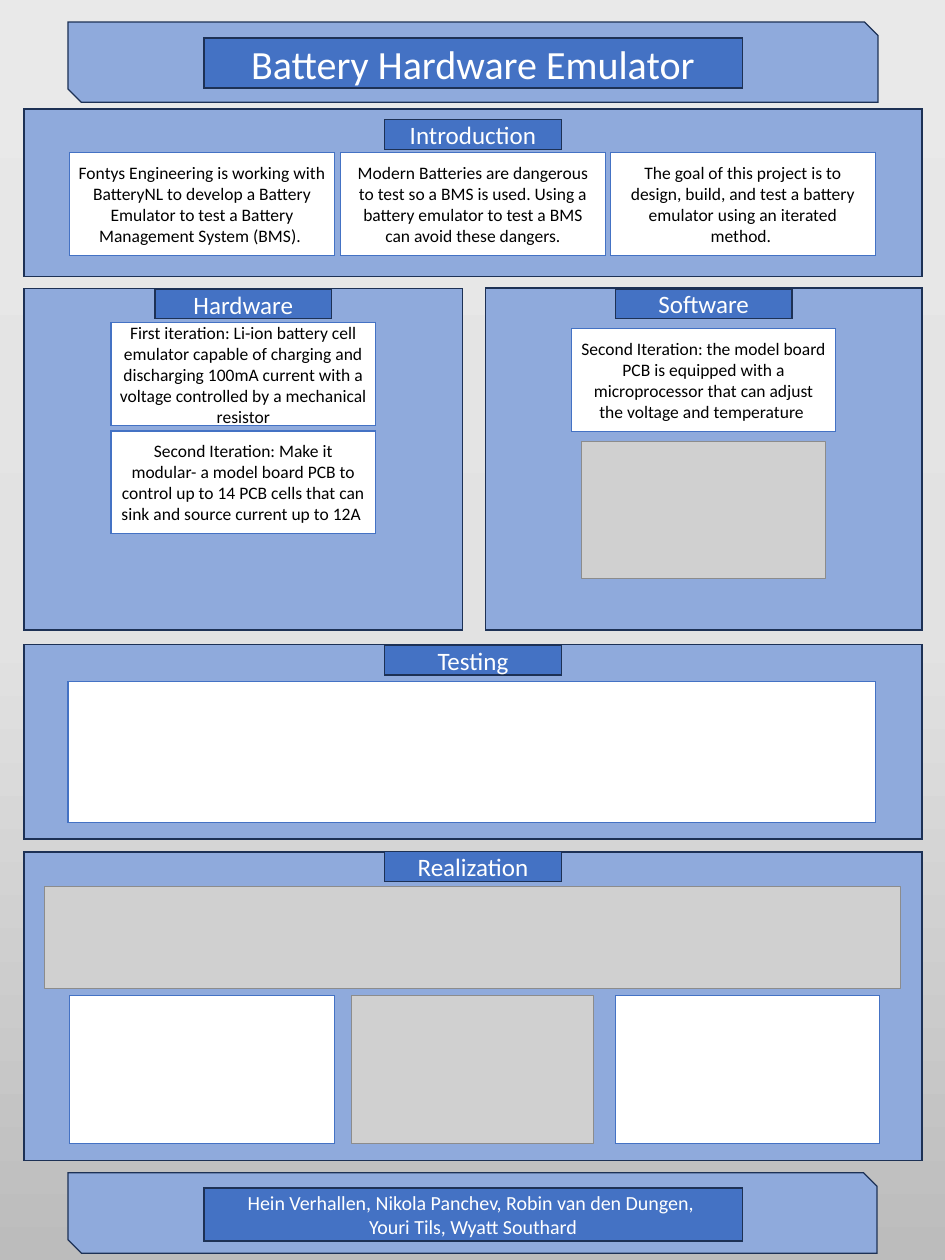
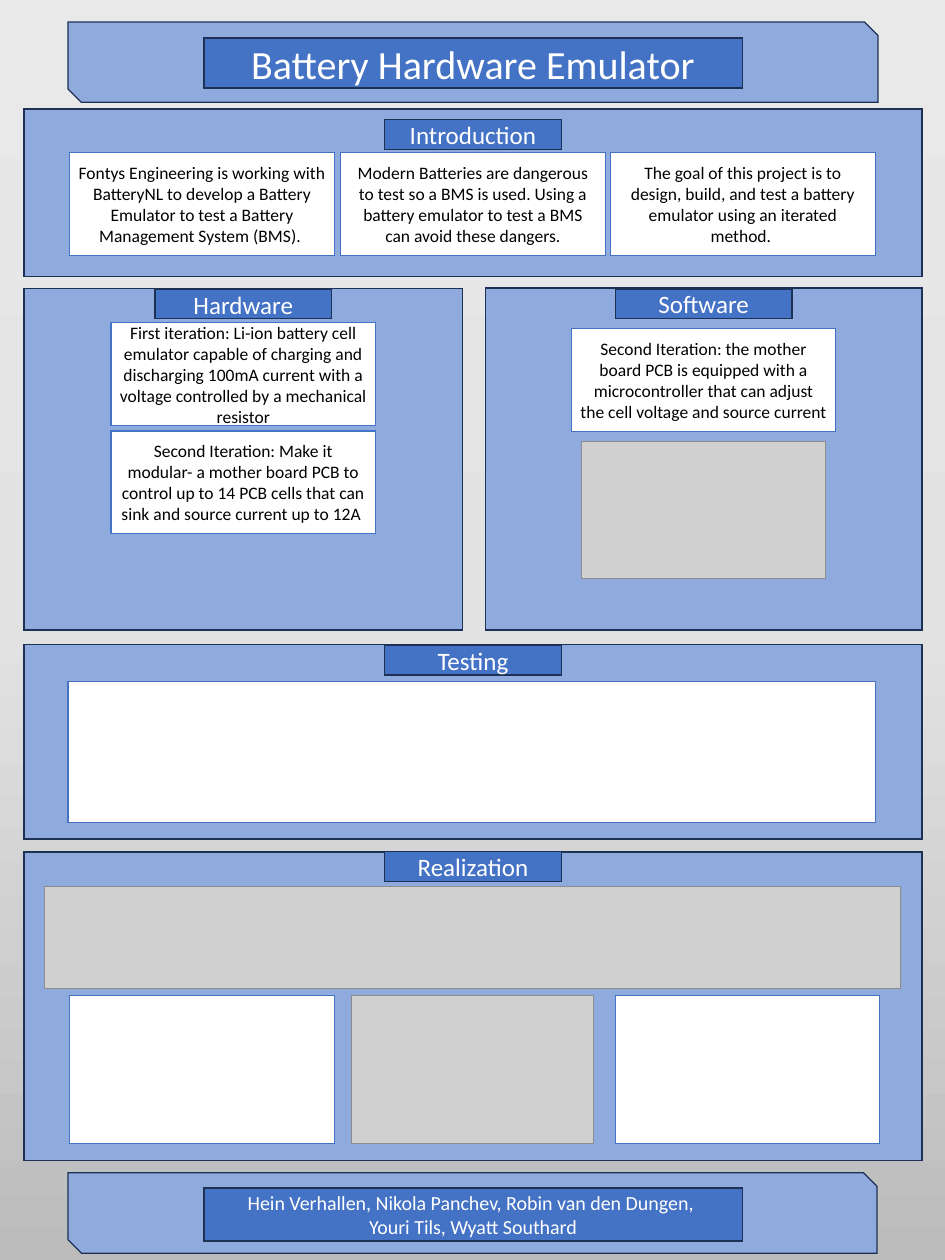
Before and after one commit to HeinVerhallen/Hardware_Simulator, a slide deck: slide 1 of Documentation/Final_Poster_Presentation.pptx. Drawn at 945x1260 pixels with LibreOffice and Linux fonts; fonts in the diff are those of the drawing; grey boxes stand for pictures. Boxes give left, top, right and bottom in pixels: in the first picture for what was removed or moved away, otherwise in the second. Text is boxed around its words. In the diff, an @@ line names an element or a change of style, - is before the commit and + after.

Commit message:
Update Final_Poster_Presentation.pptx
Replaced the word model board with mother board

```diff
--- a/Documentation/Final_Poster_Presentation.pptx
+++ b/Documentation/Final_Poster_Presentation.pptx
@@ text in rectangle at (x1=580, y1=343, x2=826, y2=421): text changed @@
-Second Iteration: the model board PCB is equipped with a microprocessor that can adjust the voltage and temperature
+Second Iteration: the mother board PCB is equipped with a microcontroller that can adjust the cell voltage and source current
@@ text in rectangle at (x1=121, y1=445, x2=364, y2=523): text changed @@
-Second Iteration: Make it modular- a model board PCB to control up to 14 PCB cells that can sink and source current up to 12A
+Second Iteration: Make it modular- a mother board PCB to control up to 14 PCB cells that can sink and source current up to 12A
```
